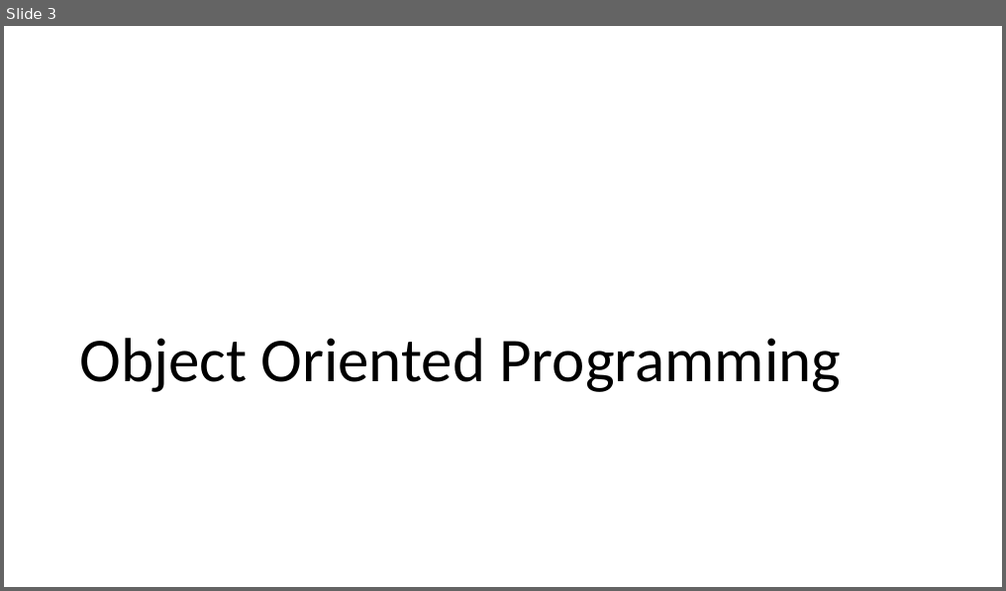
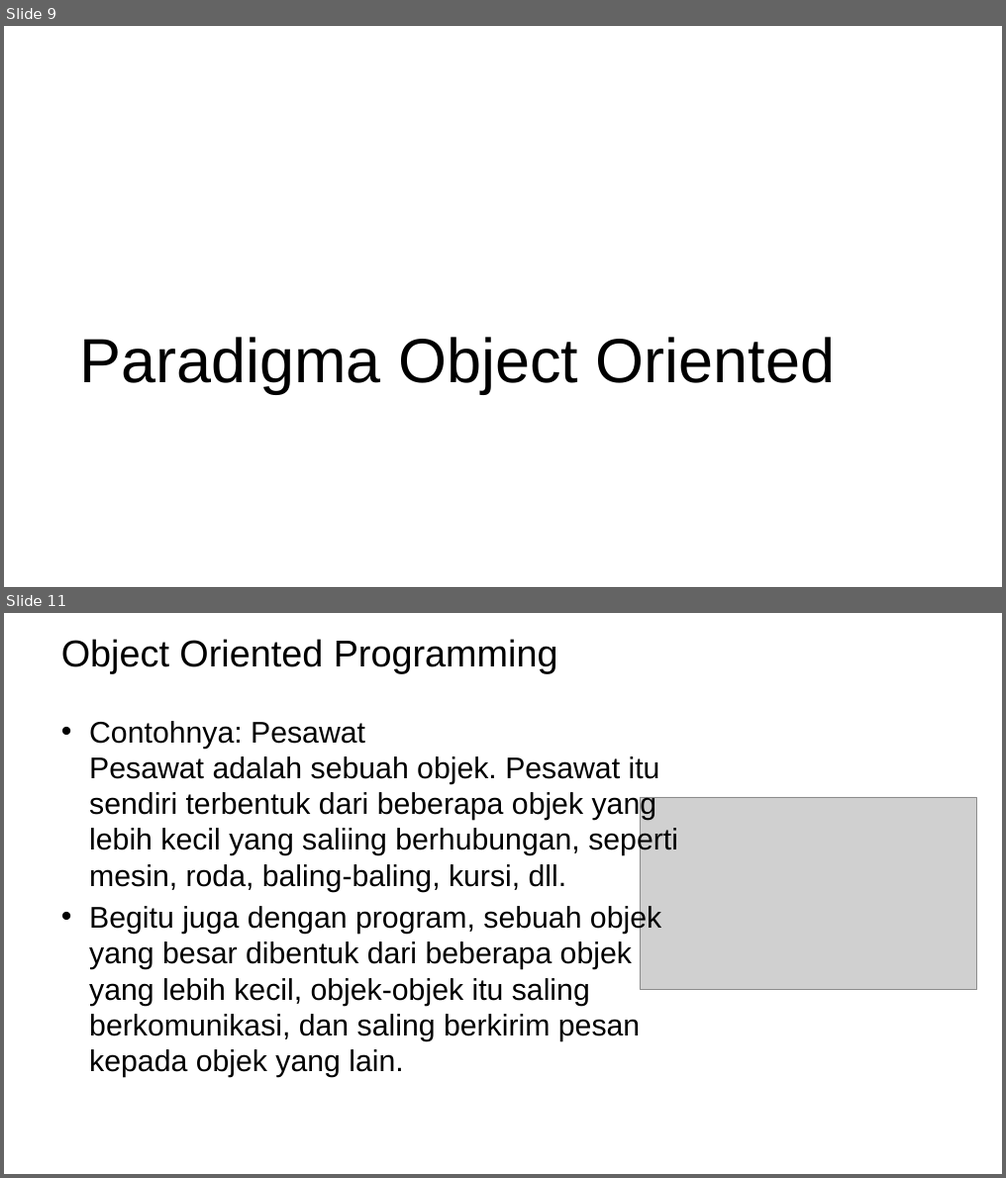
Before and after one commit to ruang-belajar/oop, a slide deck: pptx/pbo-pertemuan-1.pptx. Shown one above the other, each under a label of ours: slide 3 before the commit, slides 9 and 11 after it; the slides between them are not shown. The pictures are 1006x591 and 1006x1178 pixels, drawn with LibreOffice and Linux fonts; fonts in the diff are those of the drawing; grey boxes stand for pictures; background and template pictures are left out. Boxes give left, top, right and bottom in pixels: in the first picture for what was removed or moved away, otherwise in the second. Text is boxed around its words. In the diff, an @@ line names an element or a change of style, - is before the commit and + after.

```diff
--- a/pptx/pbo-pertemuan-1.pptx
+++ b/pptx/pbo-pertemuan-1.pptx
@@ slide 11 added at bbox=[4, 613, 1002, 1174], background picture (left out) @@
@@ title added at bbox=[61, 639, 558, 674], 36 pt, text #000000 @@
+Object Oriented Programming
@@ text added at bbox=[89, 721, 678, 1077], 28.8 pt, text #000000 @@
+• Contohnya: Pesawat
+  Pesawat adalah sebuah objek. Pesawat itu sendiri terbentuk dari beberapa objek yang lebih kecil yang saliing berhubungan, seperti mesin, roda, baling-baling, kursi, dll.
+• Begitu juga dengan program, sebuah objek yang besar dibentuk dari beberapa objek yang lebih kecil, objek-objek itu saling berkomunikasi, dan saling berkirim pesan kepada objek yang lain.
@@ picture added at bbox=[640, 797, 976, 989] @@
@@ what was slide 3 is now slide 9 @@
@@ slide 9 changed as well @@
@@ title at bbox=[79, 337, 836, 394]: text changed; font Calibri to Arial @@
-Object Oriented Programming
+Paradigma Object Oriented
```
Also in this commit, not shown: 13 other slides changed, 11 other slides added, 14 slides removed, 1 other file.
